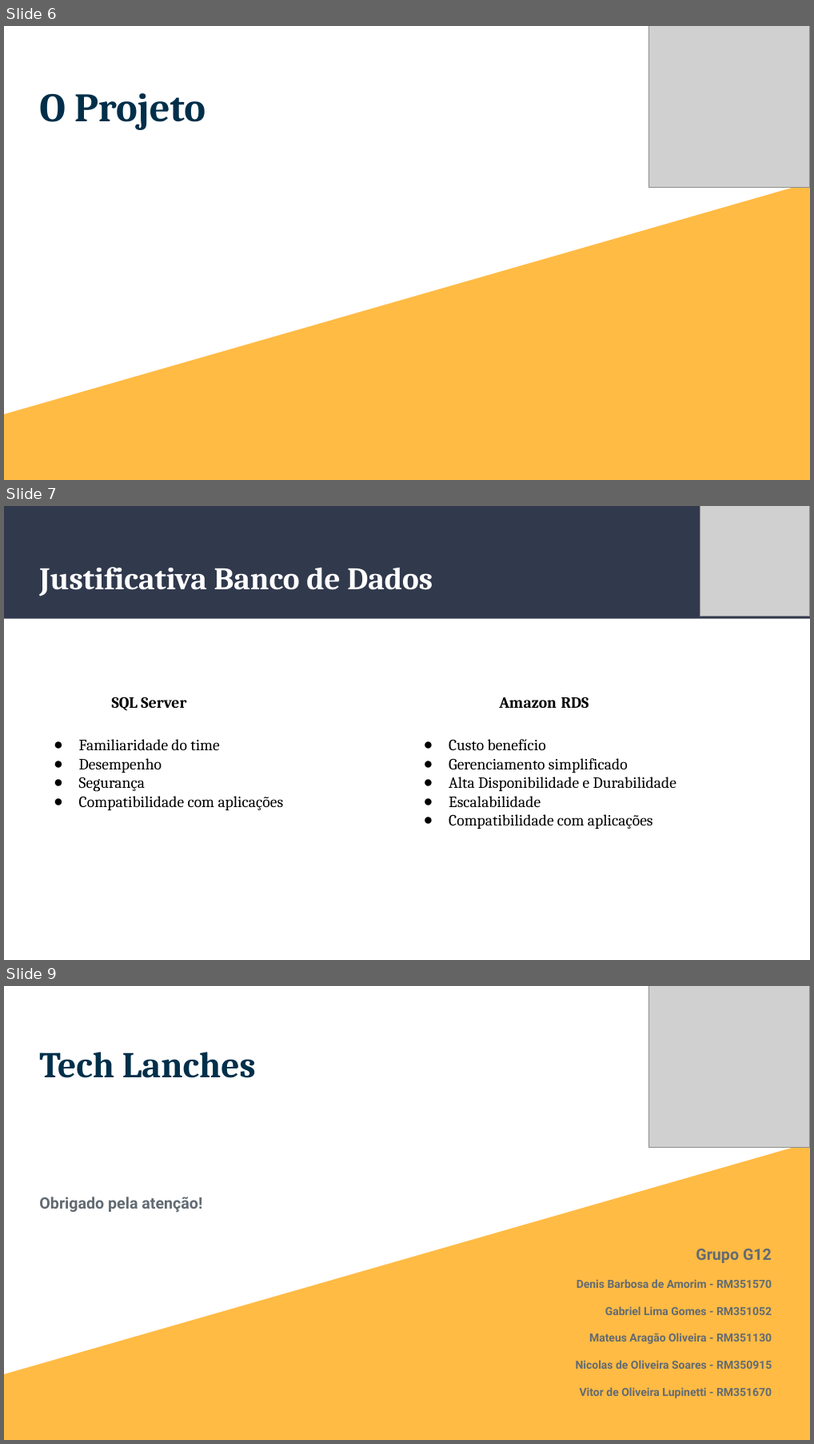
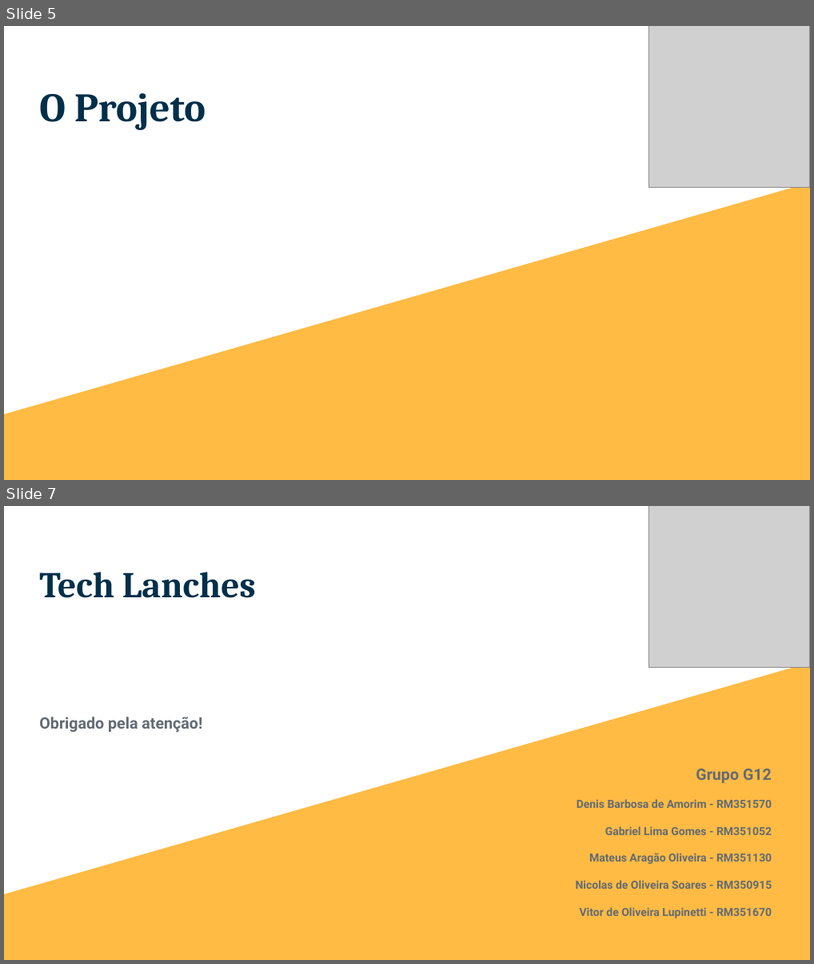
Before and after one commit to g12-4soat/techlanches-api, a slide deck: docs/Tech Lanches - Fase 3.pptx. Shown one above the other, each under a label of ours: slides 6, 7 and 9 before the commit, slides 5 and 7 after it; the slides between them are not shown. The pictures are 814x1444 and 814x964 pixels, drawn with LibreOffice and Linux fonts; fonts in the diff are those of the drawing; grey boxes stand for pictures. Boxes give left, top, right and bottom in pixels: in the first picture for what was removed or moved away, otherwise in the second. Text is boxed around its words. In the diff, an @@ line names an element or a change of style, - is before the commit and + after.

```diff
--- a/docs/Tech Lanches - Fase 3.pptx
+++ b/docs/Tech Lanches - Fase 3.pptx
@@ slide 7 removed at bbox=[4, 506, 810, 960], background #FFFFFF @@
@@ rectangle removed at bbox=[4, 506, 810, 619] @@
@@ picture removed at bbox=[700, 506, 810, 616] @@
@@ title removed at bbox=[39, 567, 433, 596] @@
-Justificativa Banco de Dados
@@ text removed at bbox=[112, 696, 186, 711] @@
-SQL Server
@@ text removed at bbox=[499, 696, 590, 708] @@
-Amazon RDS
@@ text removed at bbox=[79, 739, 284, 810] @@
-● Familiaridade do time
-● Desempenho
-● Segurança
-● Compatibilidade com aplicações
@@ text removed at bbox=[449, 739, 677, 828] @@
-● Custo benefício
-● Gerenciamento simplificado
-● Alta Disponibilidade e Durabilidade
-● Escalabilidade
-● Compatibilidade com aplicações
@@ what was slide 6 is now slide 5 @@
@@ what was slide 9 is now slide 7 @@
```
Also in this commit, not shown: 1 slide changed, 2 slides added, 3 other slides removed.
